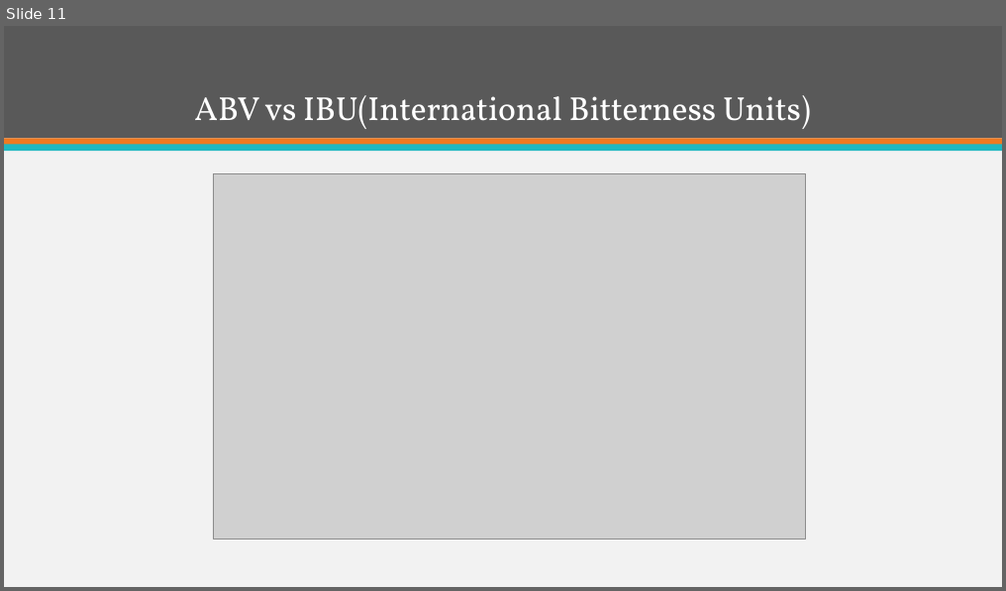
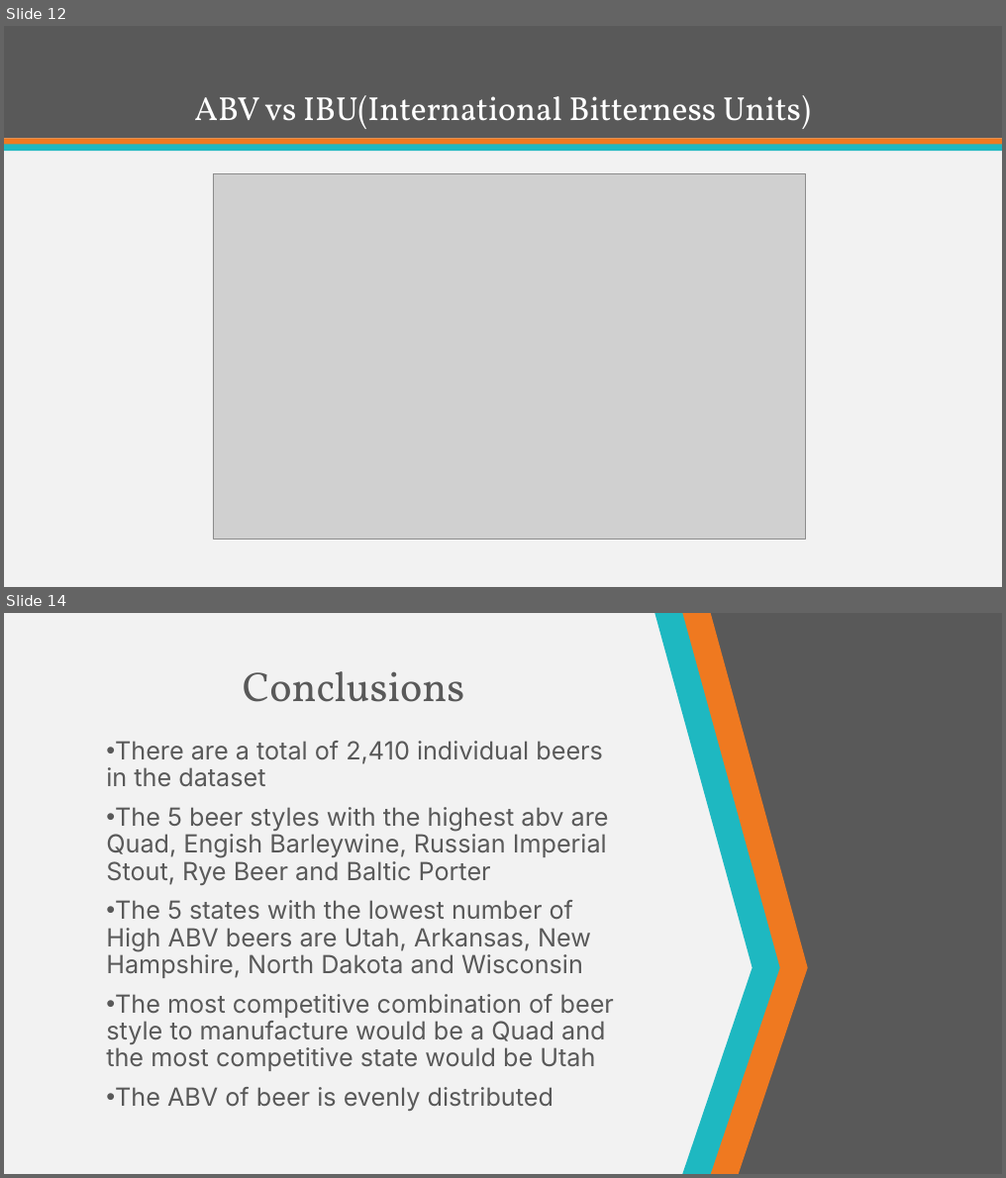
Before and after one commit to ItsGreyedOut/Brewery-Startup, a slide deck: presentation.pptx. Shown one above the other, each under a label of ours: slide 11 before the commit, slides 12 and 14 after it; the slides between them are not shown. The pictures are 1006x591 and 1006x1178 pixels, drawn with LibreOffice and Linux fonts; fonts in the diff are those of the drawing; grey boxes stand for pictures. Boxes give left, top, right and bottom in pixels: in the first picture for what was removed or moved away, otherwise in the second. Text is boxed around its words. In the diff, an @@ line names an element or a change of style, - is before the commit and + after.

```diff
--- a/presentation.pptx
+++ b/presentation.pptx
@@ slide 14 added at box(4, 613, 1002, 1174), background #F2F2F2 @@
@@ freeform shape added at box(654, 613, 779, 1174), fill #1EB8C1 @@
@@ freeform shape added at box(671, 613, 808, 1174), fill #EF7920 @@
@@ freeform shape added at box(694, 613, 1002, 1174), fill #595959 @@
@@ title added at box(243, 671, 465, 702), 40 pt, text #595959 @@
+Conclusions
@@ subtitle added at box(106, 741, 614, 1111), 24 pt, text #595959 @@
+• There are a total of 2,410 individual beers in the dataset
+• The 5 beer styles with the highest abv are Quad, Engish Barleywine, Russian Imperial Stout, Rye Beer and Baltic Porter
+• The 5 states with the lowest number of High ABV beers are Utah, Arkansas, New Hampshire, North Dakota and Wisconsin
+• The most competitive combination of beer style to manufacture would be a Quad and the most competitive state would be Utah
+• The ABV of beer is evenly distributed
@@ what was slide 11 is now slide 12 @@
```
Also in this commit, not shown: 2 slides changed, 3 other slides added, 5 slides removed.
